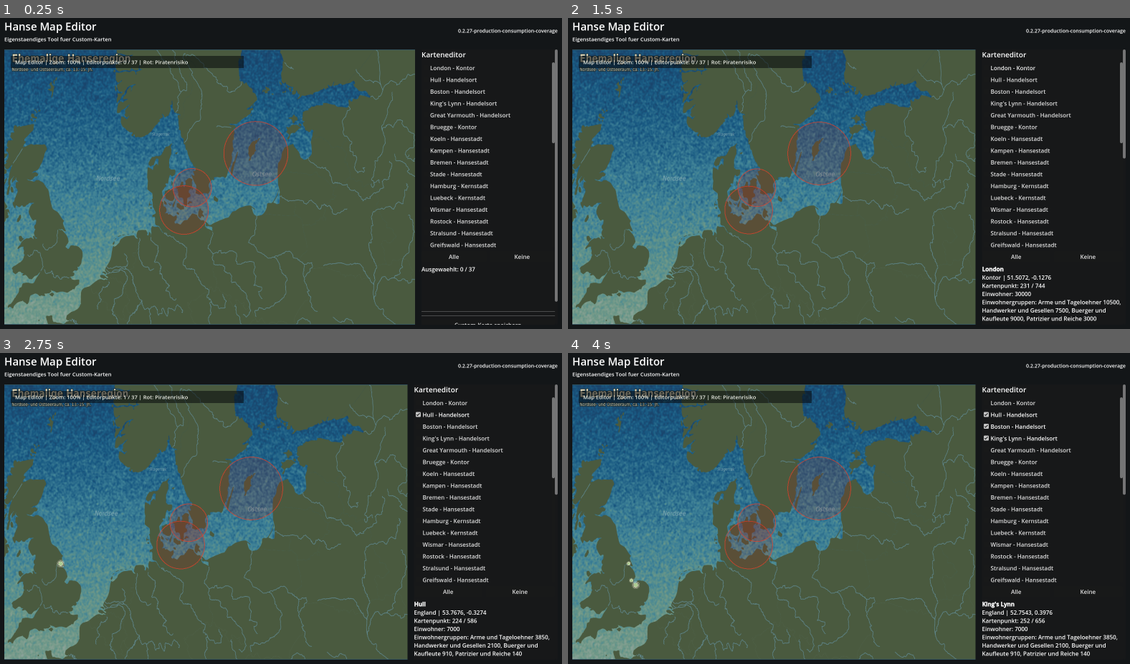
Above: before the commit, frames 1-4 (two rows, left to right).
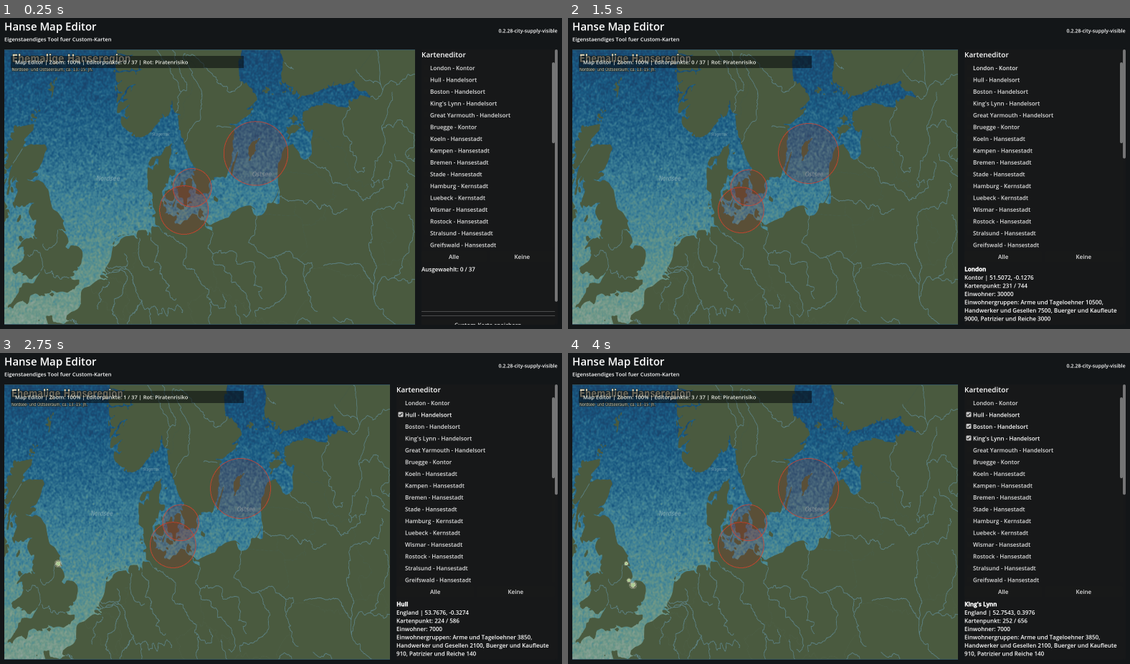
Above: after the commit, the same moments.

Repository: Lurchi-it-is/Patrizier_Remake
Game: Godot game, scene res://scenes/map_editor.tscn
Two runs of this game, one before a commit and one after it. Both use one fixed random seed, a clock stepped at 60 frames per second and the inputs below. This scene is started directly instead of the project's main scene.
Inputs:
- Up to frame 1 (0.25 s): no input
- Up to frame 2 (1.5 s): click "London - Kontor" at 0.5 s; click "London - Kontor" at 1.25 s
- Up to frame 3 (2.75 s): click "Hull - Handelsort" at 2 s
- Up to frame 4 (4 s): click "Boston - Handelsort" at 2.75 s; click "King's Lynn - Handelsort" at 3.5 s

The runs differ from the first frame. In frame 1, 0.2% of the frame differs, in the area x 81-100%, y 3-6%; in frame 2, 16%; in frame 3, 16%; in frame 4, 16%, in the area x 1-100%, y 3-99%.

Commit message:
Show city supply in map editor

Diff:
--- a/data/cities.json
+++ b/data/cities.json
@@ -6,7 +6,7 @@
     "population": 18000,
     "position": { "x": 658, "y": 579 },
     "population_groups": { "poor": 7200, "craftsmen": 6300, "burghers": 3600, "patricians": 900 },
-    "production": { "salt": 11, "beer": 4, "stockfish": 0.8, "cloth": 1.2, "pitch_tar": 0.4, "furs": 0.15, "wine": 0.6, "spices": 0.15 },
+    "production": { "grain": 10, "salt": 11, "herring": 4, "stockfish": 0.8, "beer": 4, "timber": 1.5, "pitch_tar": 0.4, "flax": 1, "wool": 0.5, "iron": 0.8, "wax": 0.4, "furs": 0.25, "cloth": 1.2, "wine": 0.6, "spices": 0.15 },
     "consumption": { "grain": 2, "herring": 1, "stockfish": 0.5, "timber": 1, "pitch_tar": 0.4, "flax": 0.8, "wool": 0.4, "iron": 0.6, "wax": 0.3, "furs": 0.2, "wine": 0.2, "spices": 0.05 },
     "stock": { "grain": 260, "salt": 420, "herring": 150, "stockfish": 80, "beer": 140, "timber": 130, "pitch_tar": 70, "flax": 90, "wool": 55, "iron": 70, "wax": 75, "furs": 40, "cloth": 95, "wine": 45, "spices": 12 },
     "target_stock": { "grain": 320, "salt": 260, "herring": 170, "stockfish": 90, "beer": 160, "timber": 150, "pitch_tar": 80, "flax": 100, "wool": 70, "iron": 85, "wax": 80, "furs": 45, "cloth": 90, "wine": 55, "spices": 15 }
--- a/project.godot
+++ b/project.godot
@@ -7,7 +7,7 @@
 
 config/name="Hanseatische Warenwirtschaftssimulation"
 config/description="Datengetriebene Hanse-Handels- und Seeschlacht-Simulation."
-config/version="0.2.27-production-consumption-coverage"
+config/version="0.2.28-city-supply-visible"
 run/main_scene="res://scenes/launcher.tscn"
 config/features=PackedStringArray("4.3")
 
--- a/scripts/map_editor.gd
+++ b/scripts/map_editor.gd
@@ -3,7 +3,7 @@
 const CatalogLoader = preload("res://scripts/data/catalog_loader.gd")
 const MapView = preload("res://scripts/ui/map_view.gd")
 const CITY_VALUES_EXPORT_PATH := "user://custom_map_city_values.json"
-const EDITOR_VERSION := "0.2.27-production-consumption-coverage"
+const EDITOR_VERSION := "0.2.28-city-supply-visible"
 const POPULATION_GROUP_DISTRIBUTION_BY_KIND := {
 	"core": {"poor": 0.40, "craftsmen": 0.35, "burghers": 0.20, "patricians": 0.05},
 	"kontor": {"poor": 0.35, "craftsmen": 0.25, "burghers": 0.30, "patricians": 0.10},
@@ -245,7 +245,7 @@
 	goods_grid.add_child(goods_heading)
 
 	var production_heading := Label.new()
-	production_heading.text = "Erzeugung"
+	production_heading.text = "Erzeugung/Zufluss"
 	goods_grid.add_child(production_heading)
 
 	var consumption_heading := Label.new()
@@ -396,7 +396,7 @@
 
 	var position: Dictionary = city.get("position", {})
 	var values := _city_base_values_for(selected_editor_city_id)
-	editor_info_label.text = "[b]%s[/b]\n%s | %.4f, %.4f\nKartenpunkt: %d / %d\nEinwohner: %d\nEinwohnergruppen: %s\nErzeugung: %s\nVerbrauch/Tag: %s\nAusgewaehlt: %d / %d" % [
+	editor_info_label.text = "[b]%s[/b]\n%s | %.4f, %.4f\nKartenpunkt: %d / %d\nEinwohner: %d\nEinwohnergruppen: %s\nErzeugung/Zufluss: %s\nVerbrauch/Tag: %s\nAusgewaehlt: %d / %d" % [
 		city.get("name", ""),
 		city.get("region", ""),
 		float(city.get("lat", 0.0)),
Not shown, changed: CHANGELOG.md
Not shown, changed: README.md
Not shown, changed: VERSION
Not shown, changed: docs/ARCHITECTURE.md
Not shown, changed: docs/DEVELOPMENT.md
Not shown, changed: docs/HANSE_ECONOMY_BALANCING.md
Not shown, changed: docs/PROJECT_PLAN.md
